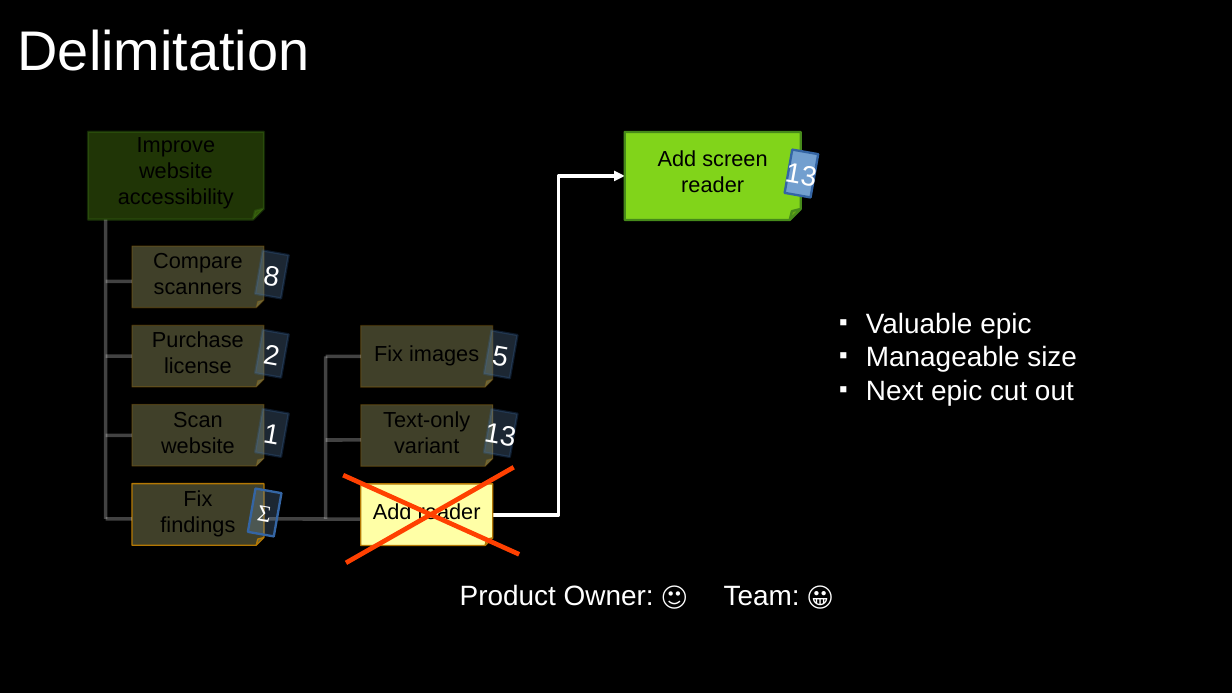
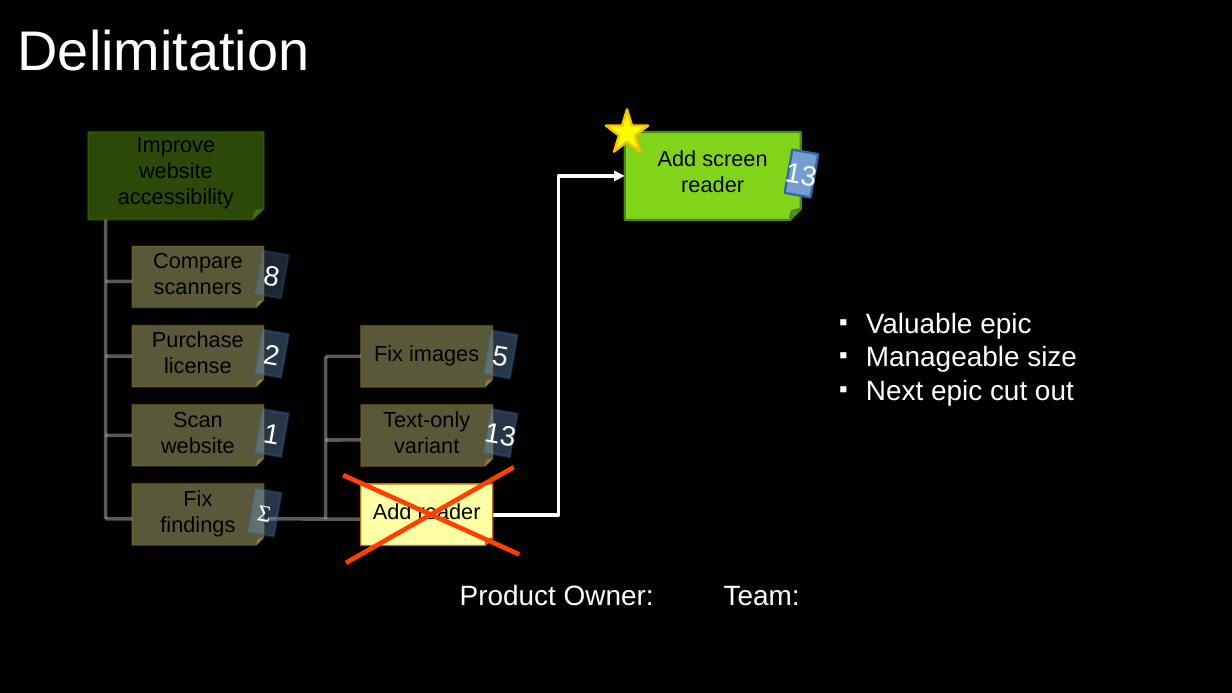
Before and after one commit to exasol/tutorials, a slide deck: slide 29 of estimating/estimating.odp (slide 23 before the commit). Drawn at 1232x693 pixels with LibreOffice and Linux fonts; fonts in the diff are those of the drawing; background and template pictures are left out. Boxes give left, top, right and bottom in pixels: in the first picture for what was removed or moved away, otherwise in the second. Text is boxed around its words. In the diff, an @@ line names an element or a change of style, - is before the commit and + after.

```diff
--- a/estimating/estimating.odp
+++ b/estimating/estimating.odp
@@ star added at [606,110,648,152], fill #FFFF00, outline #FFBF00 1.5 pt @@
@@ folded corner "Improve website accessibility" at [88,132,264,220]: fill #81D41A at 25% opacity to #81D41A at 35% opacity @@
@@ fill #FFFFA6 at 25% opacity to #FFFFA6 at 35% opacity in 6 elements at [132,246,264,307], [132,325,264,387], [132,405,264,466], [132,484,264,546], [361,325,493,387], [361,405,493,466] @@
@@ fill #729FCF at 25% opacity to #729FCF at 35% opacity in 5 elements at [256,330,290,378], [256,409,290,457], [248,489,282,536], [484,330,518,378], [484,409,518,457] @@
@@ text at [460,584,800,606]: text changed @@
-Product Owner: 🙂 Team: 😀
+Product Owner: Team:
```
Also in this commit, not shown: 10 other slides changed, 6 slides added.
